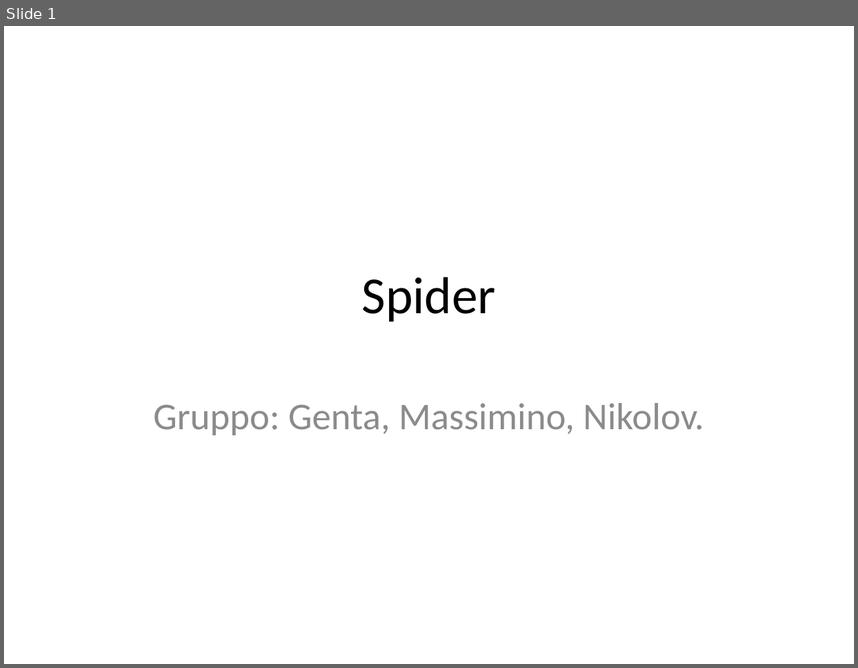
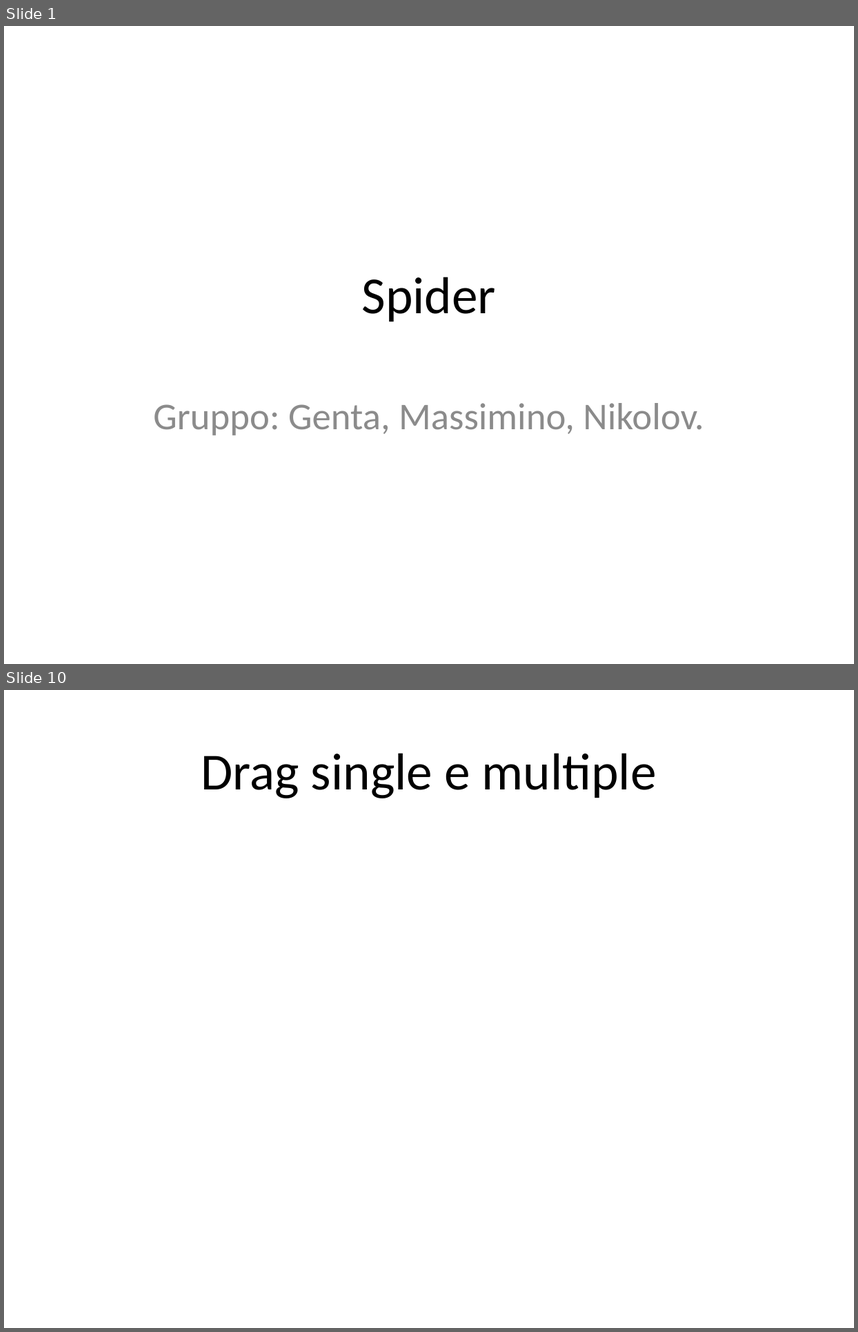
Before and after one commit to danielegenta/ProjectTPSI_Spider, a slide deck: Presentazione_Spider.pptx. Shown one above the other, each under a label of ours: slide 1 before the commit, slides 1 and 10 after it; the slides between them are not shown. The pictures are 858x668 and 858x1332 pixels, drawn with LibreOffice and Linux fonts; fonts in the diff are those of the drawing. Boxes give left, top, right and bottom in pixels: in the first picture for what was removed or moved away, otherwise in the second. Text is boxed around its words. In the diff, an @@ line names an element or a change of style, - is before the commit and + after.

```diff
--- a/Presentazione_Spider.pptx
+++ b/Presentazione_Spider.pptx
@@ slide 10 added at (4,690,854,1328), background #FFFFFF @@
@@ title added at (201,753,657,798), 44 pt, text #000000 @@
+Drag single e multiple
```
Also in this commit, not shown: 17 other slides added, 45 other files.
